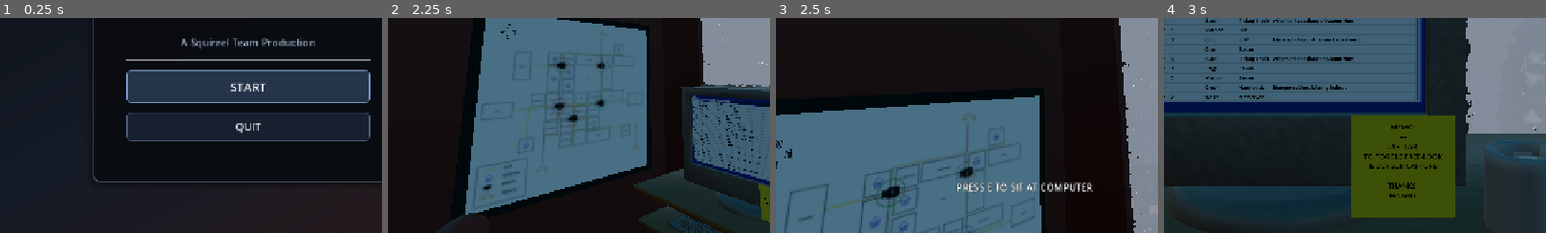
Above: before the commit, frames 1-4 (left to right).
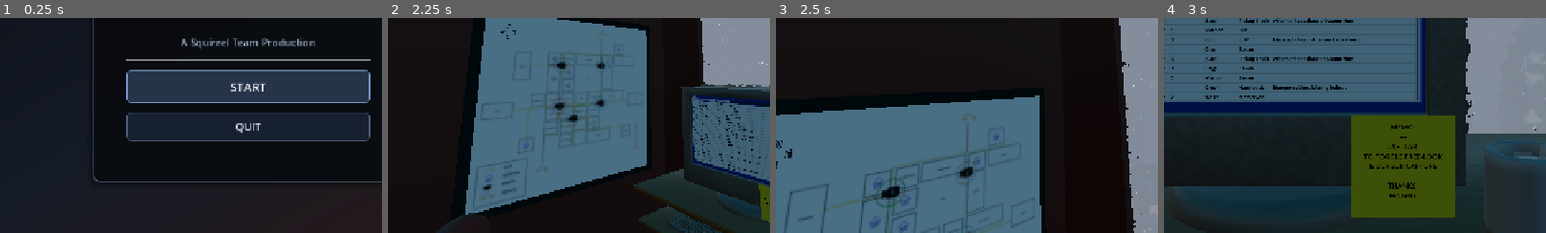
Above: after the commit, the same moments.

Repository: Ciph3rzer0/brackeys-2026.2-trust-no-one
Game: Godot game, scene res://ui/StartMenu.tscn
The game is run twice, just before and just after one commit, with the same random seed, the same clock (stepped at 60 frames per second) and the same inputs.
Inputs (mouse positions are % of the whole screen's width and height, from its top left):
- Up to frame 1 (0.25 s): no input
- Up to frame 2 (2.25 s): click "START" at 0.5 s; tap Enter at 1.25 s; move the mouse to (55, 50) at 1.27 s; hold E (pc_interact) 1.28-2.03 s; hold W (pc_forward) from 1.28 s (still down); click (55, 50) at 1.42 s; tap Space at 1.52 s; move the mouse to (45, 50) at 2.02 s; tap Ctrl at 2.1 s
- Up to frame 3 (2.5 s): keep holding W (pc_forward); tap Space at 2.27 s
- Up to frame 4 (3 s): keep holding W (pc_forward); tap E (pc_interact) at 2.75 s; move the mouse to (52, 48) at 2.77 s; hold Shift from 2.78 s (still down)
The pictures show only the part of the screen within x 18-68%, y 50-100%; the shares and areas given below are measured in that part.

Frames 1-2 are identical in both runs. In frame 3, 0.9% of the frame differs, in the area x 47-83%, y 76-81%; in frame 4, nothing differs.

Commit message:
isolated collision for chair/computer interaction

Diff:
--- a/scenes/office.tscn
+++ b/scenes/office.tscn
@@ -139,9 +139,8 @@
 background_color = Color(1, 1, 1, 1)
 ambient_light_color = Color(0.90408707, 0.92056644, 0.9382726, 1)
 
-[sub_resource type="CapsuleShape3D" id="CapsuleShape3D_142py"]
-radius = 1.1386719
-height = 2.2773438
+[sub_resource type="BoxShape3D" id="BoxShape3D_chair_interaction"]
+size = Vector3(0.55, 1.4, 1.4)
 
 [node name="Office" type="Node3D" unique_id=2119133953]
 
@@ -4213,8 +4212,8 @@
 bus = &"SFX"
 
 [node name="CollisionShape3D" type="CollisionShape3D" parent="Gameplay/Chair Interaction" unique_id=1177674249]
-transform = Transform3D(1.0000001, 0, -5.9604623e-08, 0, 1.0000159, 0, 5.9604623e-08, 0, 1.0000001, 0.72741795, 0.91308296, 0.43940037)
-shape = SubResource("CapsuleShape3D_142py")
+transform = Transform3D(1.0000001, 0, -5.9604623e-08, 0, 1.0000159, 0, 5.9604623e-08, 0, 1.0000001, 0.72741795, 0.91308296, 0.25)
+shape = SubResource("BoxShape3D_chair_interaction")
 
 [node name="SubmitQuest" type="Node3D" parent="Gameplay" unique_id=1509242997]
 transform = Transform3D(1, 0, 0, 0, 1, 0, 0, 0, 1, 68.37737, 56.985577, -139.55121)
